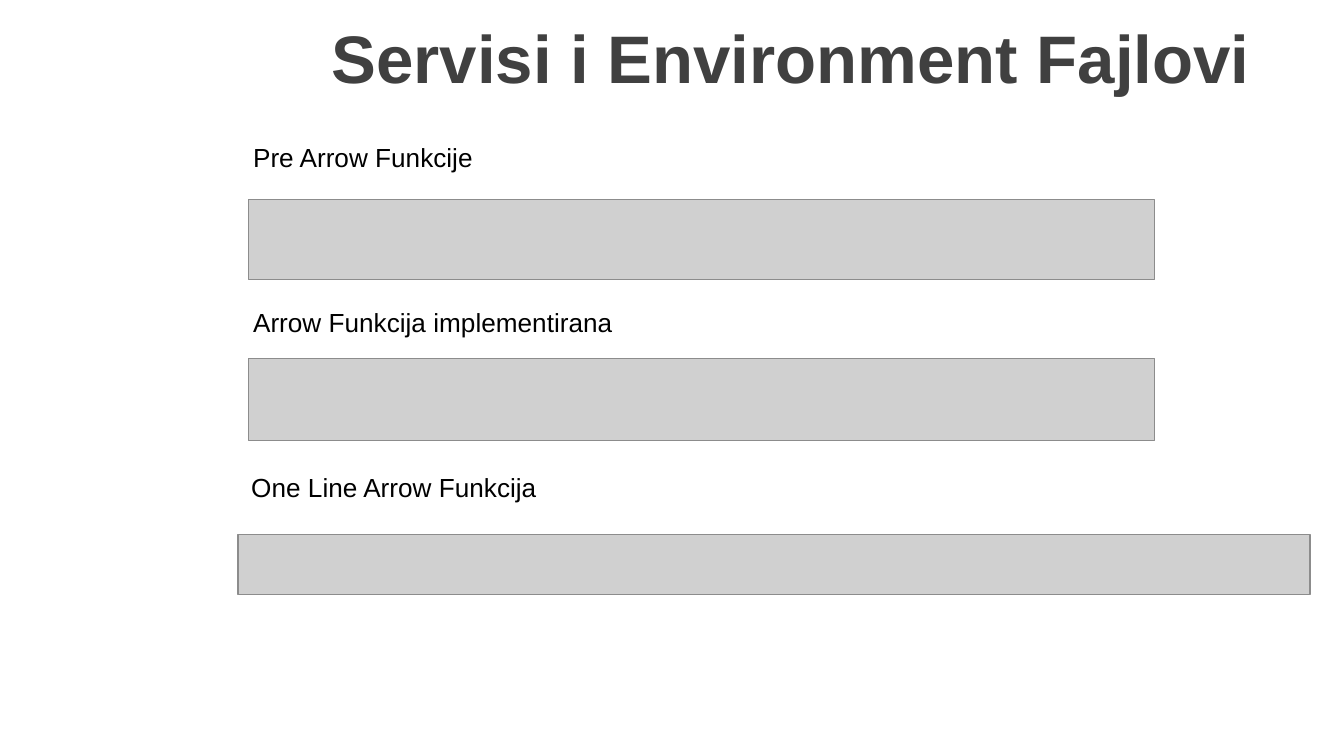
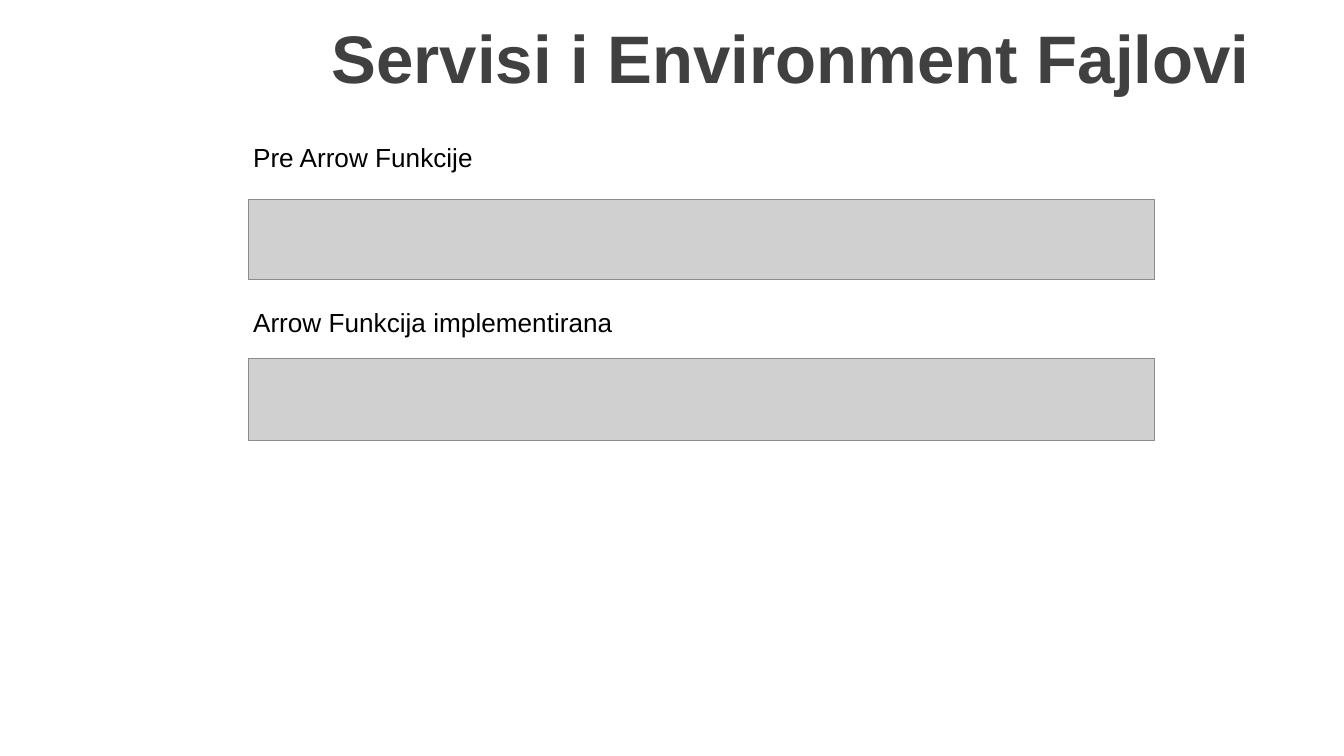
Before and after one commit to MarinkoSpasojevic/predavanje-netcore-angular, a slide deck: slide 50 of .NET Core i Angular Web Dev.pptx. Drawn at 1344x756 pixels with LibreOffice and Linux fonts; fonts in the diff are those of the drawing; grey boxes stand for pictures; background and template pictures are left out. Boxes give left, top, right and bottom in pixels: in the first picture for what was removed or moved away, otherwise in the second. Text is boxed around its words. In the diff, an @@ line names an element or a change of style, - is before the commit and + after.

```diff
--- a/.NET Core i Angular Web Dev.pptx
+++ b/.NET Core i Angular Web Dev.pptx
@@ text removed at <box>251,478,536,503</box> @@
-One Line Arrow Funkcija
@@ picture removed at <box>238,535,1310,595</box> @@
```
Also in this commit, not shown: 1 other slide changed, 24 slides added, 1 slide removed, 17 other files.
